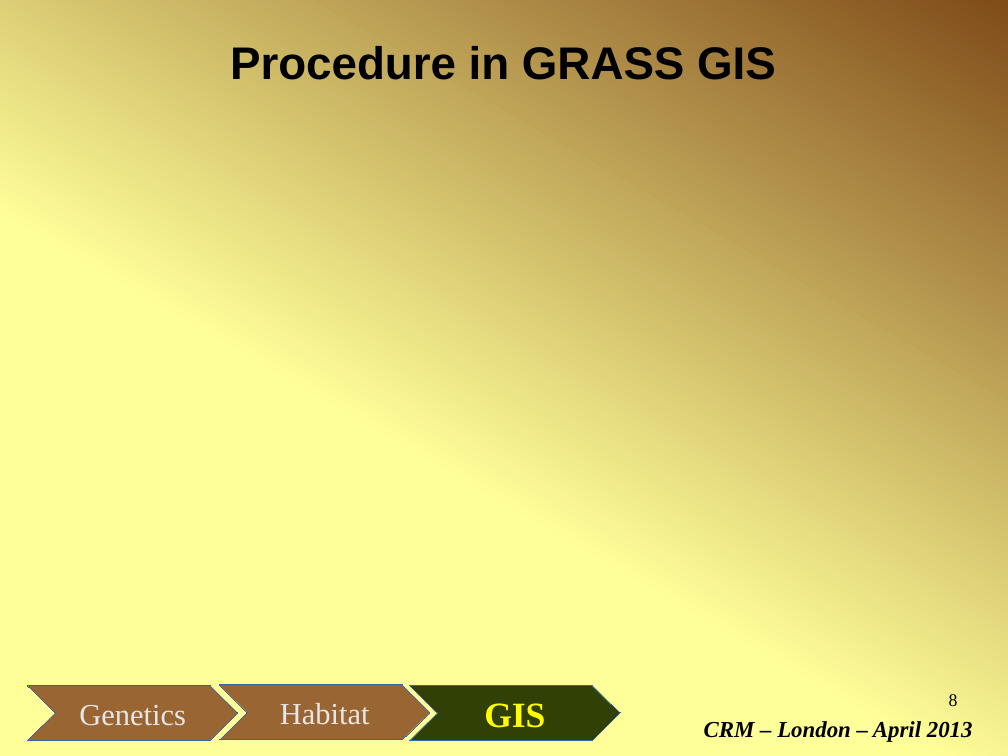
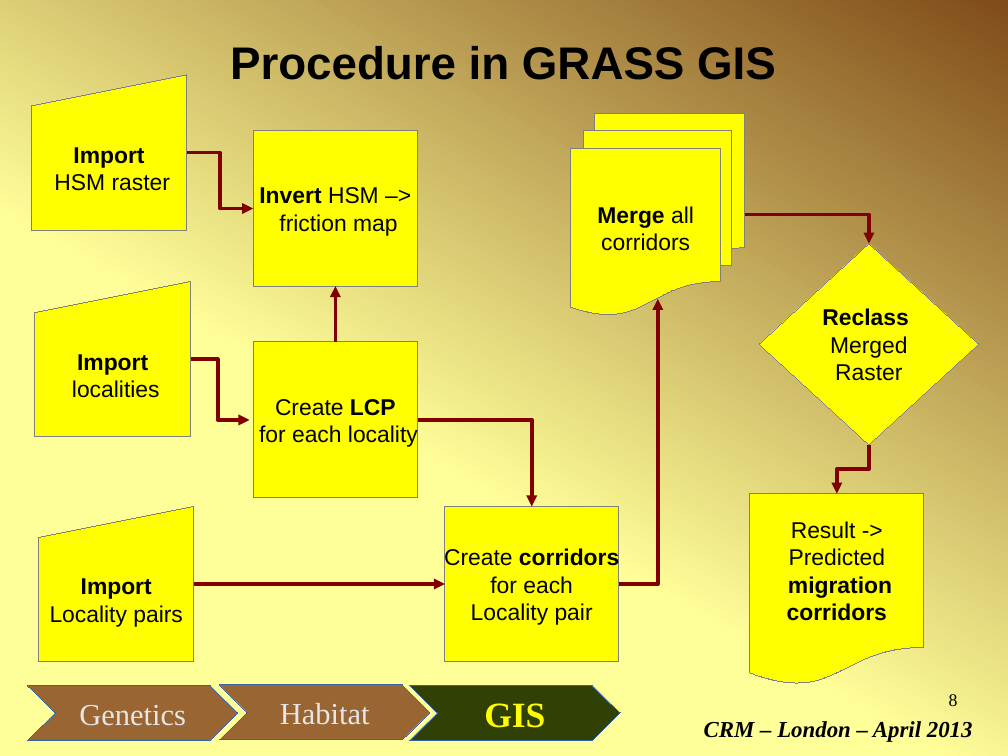
Before and after one commit to micha-silver/popgen-gis, a slide deck: slide 8 of popgen-GIS_Fresia_Silver.odp. Drawn at 1008x756 pixels with LibreOffice and Linux fonts; fonts in the diff are those of the drawing. Boxes give left, top, right and bottom in pixels: in the first picture for what was removed or moved away, otherwise in the second. Text is boxed around its words. In the diff, an @@ line names an element or a change of style, - is before the commit and + after.

Commit message:
GIS slide

```diff
--- a/popgen-GIS_Fresia_Silver.odp
+++ b/popgen-GIS_Fresia_Silver.odp
@@ group added at [31, 75, 418, 498]: 3 elbow arrows, 2 flow chart manual inputs, 2 rectangles @@
+Import
+localities
+Invert HSM –>
+friction map
+Create LCP
+for each locality
+Import
+HSM raster
@@ group added at [38, 420, 618, 662]: 2 elbow arrows, 1 flow chart manual input, 1 rectangle @@
+Import
+Locality pairs
+Create corridors
+for each
+Locality pair
@@ group added at [571, 114, 979, 686]: 3 elbow arrows, 1 flow chart multidocument, 1 diamond, 1 flow chart document @@
+Merge all
+corridors
+Reclass
+Merged
+Raster
+Result ->
+Predicted
+migration
+corridors
```
Also in this commit, not shown: 1 other slide changed.
